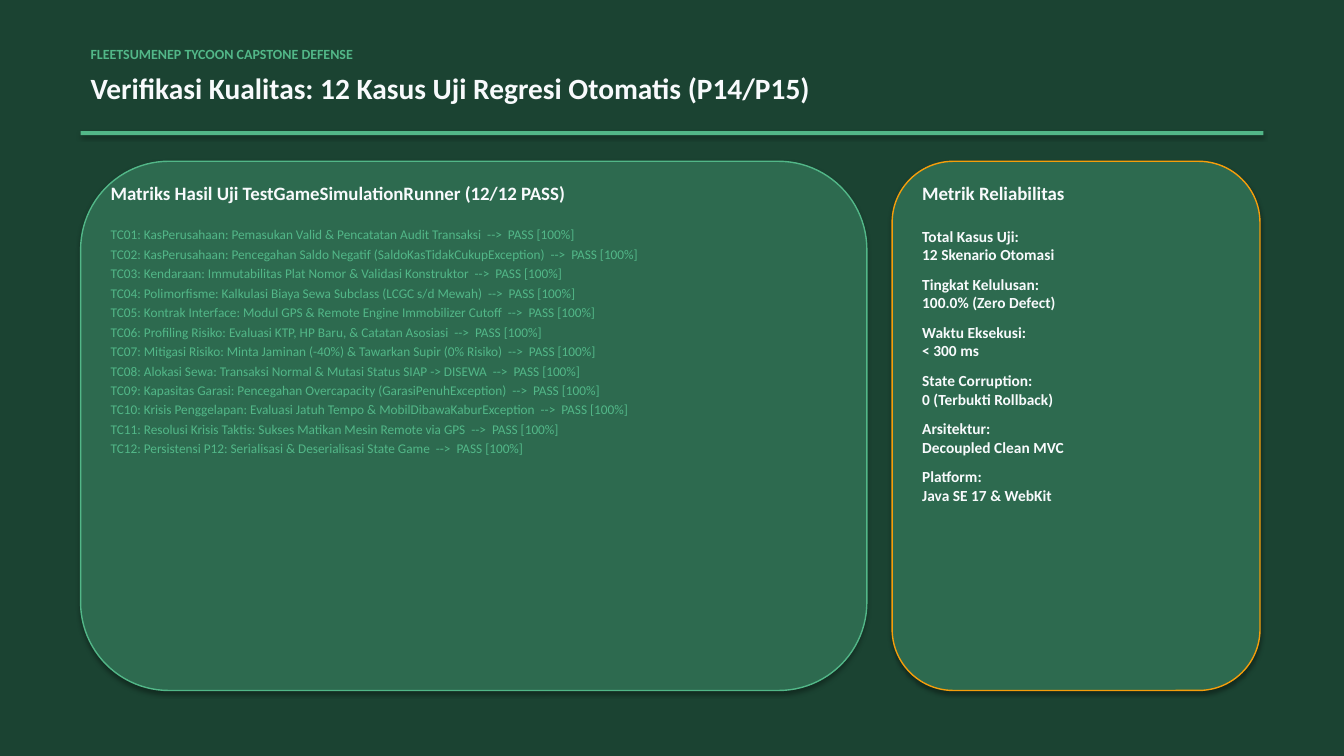
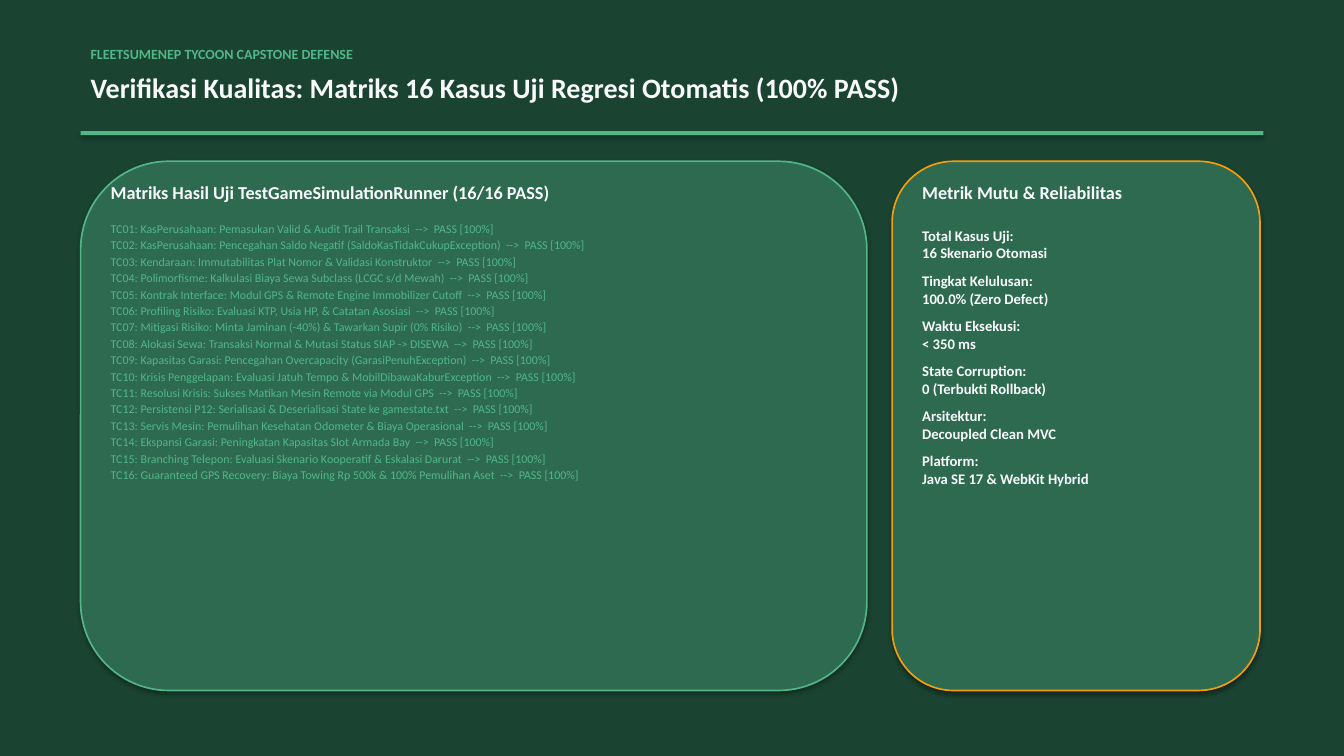
Before and after one commit to DavaYudist/PEMROGRAMAN-BERORIENTASI-OBJEK, a slide deck: slide 11 of Project_Akhir_Semester_Game_3125522002_M Davana Yudista Firdausy/presentation_game_capstone.pptx (slide 12 before the commit). Drawn at 1344x756 pixels with LibreOffice and Linux fonts; fonts in the diff are those of the drawing. Boxes give left, top, right and bottom in pixels: in the first picture for what was removed or moved away, otherwise in the second. Text is boxed around its words. In the diff, an @@ line names an element or a change of style, - is before the commit and + after.

Commit message:
feat(game): implement branching crisis phone scenarios, guaranteed GPS retrieval, and concise 12-slide academic deck (M. Davana Yudista Firdausy - 3125522002)

```diff
--- a/Project_Akhir_Semester_Game_3125522002_M Davana Yudista Firdausy/presentation_game_capstone.pptx
+++ b/Project_Akhir_Semester_Game_3125522002_M Davana Yudista Firdausy/presentation_game_capstone.pptx
@@ text at (91, 77, 899, 103): text changed; size 21 to 20 pt @@
-Verifikasi Kualitas: 12 Kasus Uji Regresi Otomatis (P14/P15)
+Verifikasi Kualitas: Matriks 16 Kasus Uji Regresi Otomatis (100% PASS)
@@ rounded rectangle at (81, 161, 867, 691): outline #52B788 1 pt to #52B788 1.2 pt @@
@@ rounded rectangle at (892, 161, 1260, 691): outline #F59E0B 1 pt to #F59E0B 1.2 pt @@
@@ text at (111, 185, 549, 202): text changed; size 13.5 to 13 pt @@
-Matriks Hasil Uji TestGameSimulationRunner (12/12 PASS)
+Matriks Hasil Uji TestGameSimulationRunner (16/16 PASS)
@@ text at (922, 186, 1122, 199): text changed; size 13.5 to 13 pt @@
-Metrik Reliabilitas
+Metrik Mutu & Reliabilitas
@@ text at (111, 224, 494, 235): text changed; size 9.5 to 8.5 pt @@
-TC01: KasPerusahaan: Pemasukan Valid & Pencatatan Audit Transaksi --> PASS [100%]
+TC01: KasPerusahaan: Pemasukan Valid & Audit Trail Transaksi --> PASS [100%]
@@ text at (922, 230, 1047, 258): text changed; size 11 to 10.5 pt @@
-Total Kasus Uji:
-12 Skenario Otomasi
+Total Kasus Uji:
+16 Skenario Otomasi
@@ text at (111, 240, 584, 383): size 9.5 to 8.5 pt in "TC02: KasPerusahaan: Pencegahan Saldo Negatif (SaldoKasTidak ...", "TC03: Kendaraan: Immutabilitas Plat Nomor & Validasi ...", "TC04: Polimorfisme: Kalkulasi Biaya Sewa Subclass (LCGC ...", "TC05: Kontrak Interface: Modul GPS & Remote ..." and 4 more places; less space between paragraphs @@
@@ text at (922, 275, 1056, 442): size 11 to 10.5 pt in "Tingkat Kelulusan: 100.0% (Zero Defect)", "State Corruption: 0 (Terbukti Rollback)", "Arsitektur: Decoupled Clean MVC"; less space between paragraphs @@
@@ text at (111, 306, 495, 317): text changed; size 9.5 to 8.5 pt @@
-TC06: Profiling Risiko: Evaluasi KTP, HP Baru, & Catatan Asosiasi --> PASS [100%]
+TC06: Profiling Risiko: Evaluasi KTP, Usia HP, & Catatan Asosiasi --> PASS [100%]
@@ text at (922, 320, 1020, 349): text changed; size 11 to 10.5 pt @@
-Waktu Eksekusi:
-< 300 ms
+Waktu Eksekusi:
+< 350 ms
@@ text at (111, 388, 579, 481): text changed; size 9.5 to 8.5 pt @@
-TC11: Resolusi Krisis Taktis: Sukses Matikan Mesin Remote via GPS --> PASS [100%]
-TC12: Persistensi P12: Serialisasi & Deserialisasi State Game --> PASS [100%]
+TC11: Resolusi Krisis: Sukses Matikan Mesin Remote via Modul GPS --> PASS [100%]
+TC12: Persistensi P12: Serialisasi & Deserialisasi State ke gamestate.txt --> PASS [100%]
+TC13: Servis Mesin: Pemulihan Kesehatan Odometer & Biaya Operasional --> PASS [100%]
+TC14: Ekspansi Garasi: Peningkatan Kapasitas Slot Armada Bay --> PASS [100%]
+TC15: Branching Telepon: Evaluasi Skenario Kooperatif & Eskalasi Darurat --> PASS [100%]
+TC16: Guaranteed GPS Recovery: Biaya Towing Rp 500k & 100% Pemulihan Aset --> PASS [100%]
@@ text at (922, 455, 1089, 487): text changed; size 11 to 10.5 pt @@
-Platform:
-Java SE 17 & WebKit
+Platform:
+Java SE 17 & WebKit Hybrid
```
Also in this commit, not shown: 8 other slides changed, 3 slides added, 5 slides removed, 9 other files.
